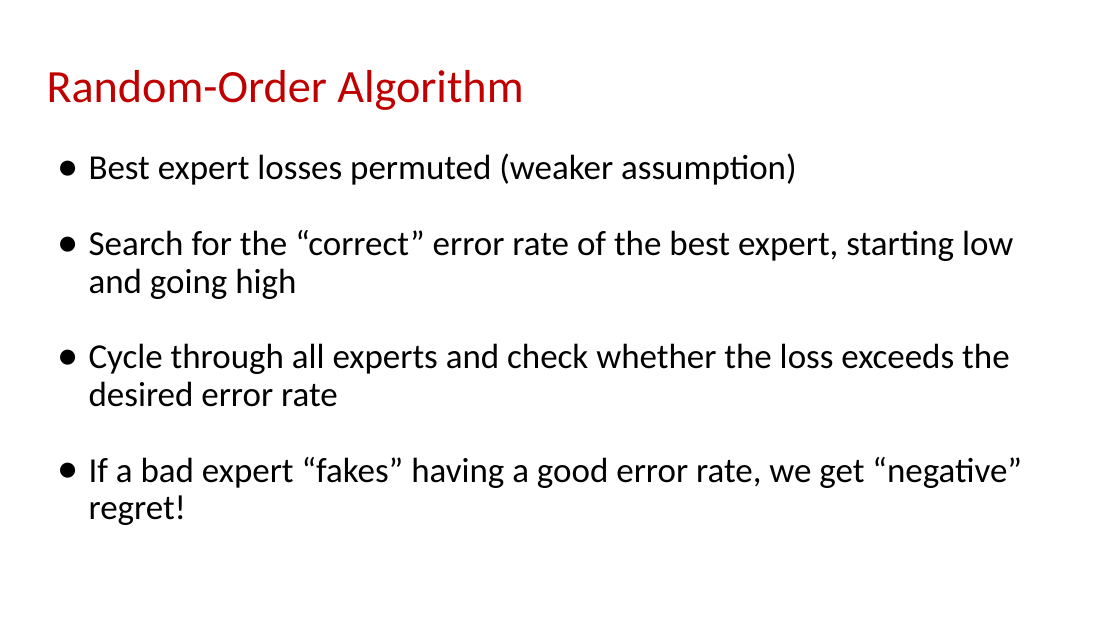
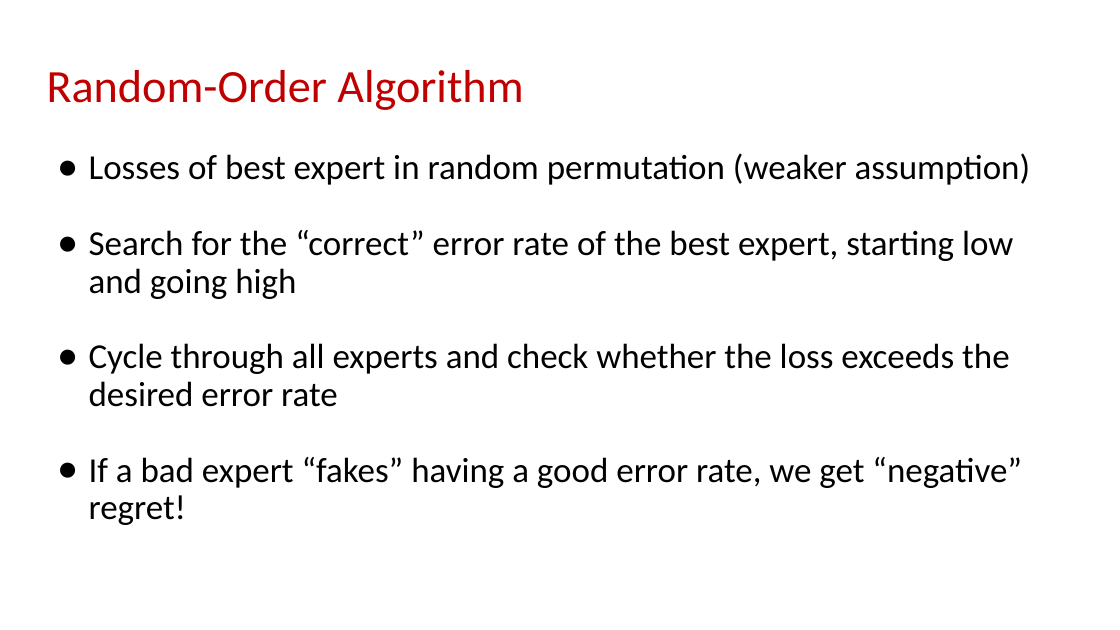
Before and after one commit to samsonzhou/samsonzhou.github.io, a slide deck: slide 26 of other-talks/SODA 2026.pptx. Drawn at 1120x630 pixels with LibreOffice and Linux fonts; fonts in the diff are those of the drawing. Boxes give left, top, right and bottom in pixels: in the first picture for what was removed or moved away, otherwise in the second. Text is boxed around its words. In the diff, an @@ line names an element or a change of style, - is before the commit and + after.

```diff
--- a/other-talks/SODA 2026.pptx
+++ b/other-talks/SODA 2026.pptx
@@ text at (89,153,1031,185): text changed @@
-● Best expert losses permuted (weaker assumption)
+● Losses of best expert in random permutation (weaker assumption)
```
Also in this commit, not shown: 7 other slides changed.
